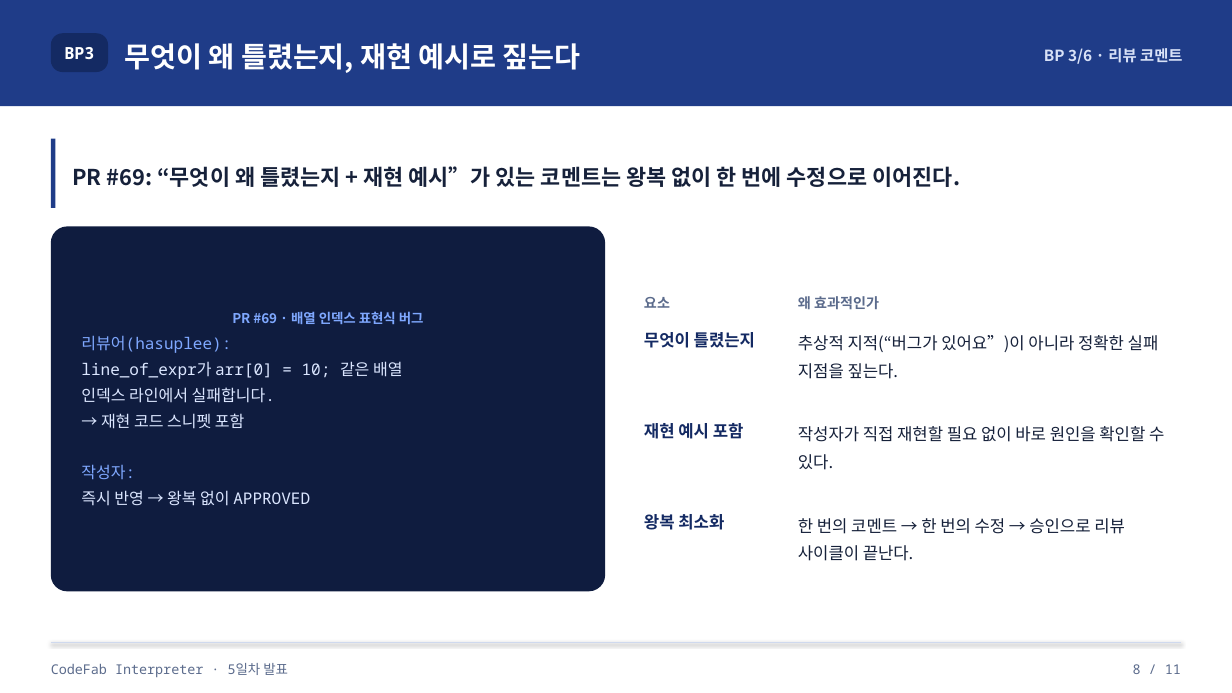
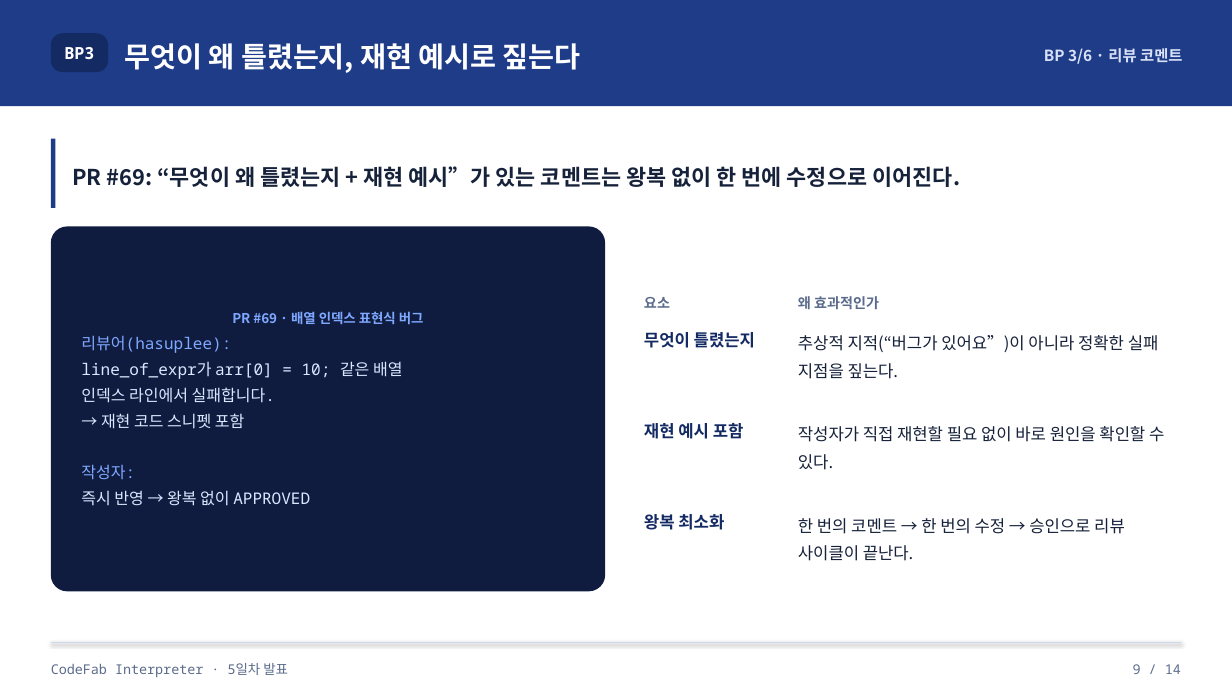
Before and after one commit to kimbyungnam/CodeFab-4, a slide deck: slide 9 of docs/CodeFab_발표자료_초안.pptx (slide 8 before the commit). Drawn at 1232x693 pixels with LibreOffice and Linux fonts; fonts in the diff are those of the drawing. Boxes give left, top, right and bottom in pixels: in the first picture for what was removed or moved away, otherwise in the second. Text is boxed around its words. In the diff, an @@ line names an element or a change of style, - is before the commit and + after.

```diff
--- a/docs/CodeFab_발표자료_초안.pptx
+++ b/docs/CodeFab_발표자료_초안.pptx
@@ text at (x1=1133, y1=664, x2=1181, y2=674): text changed @@
-8 / 11
+9 / 14
```
Also in this commit, not shown: 12 other slides changed, 1 slide added.
